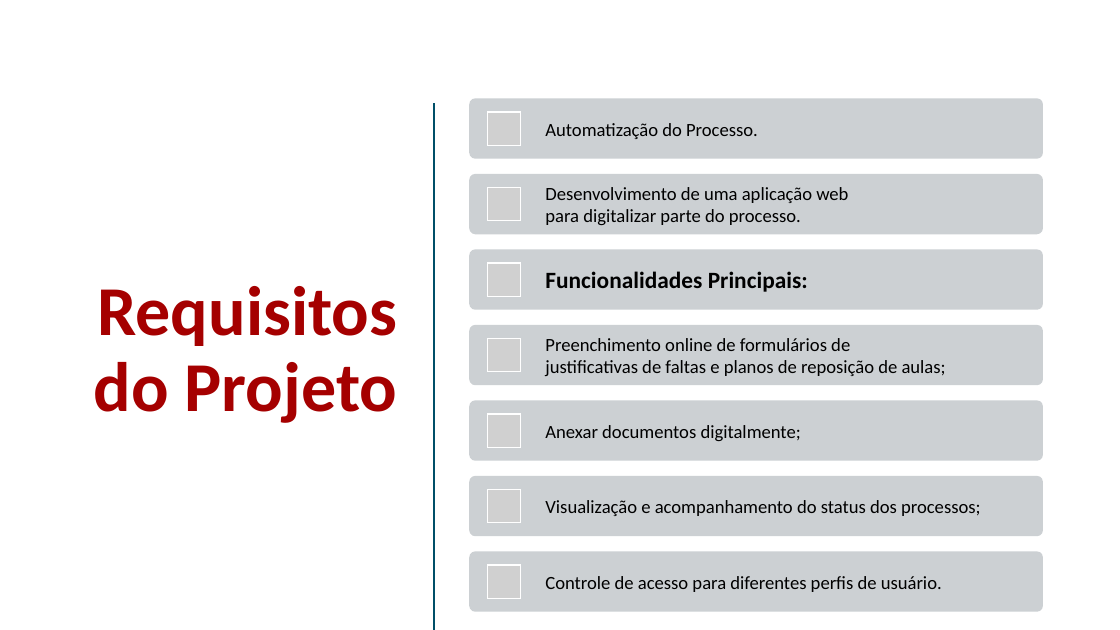
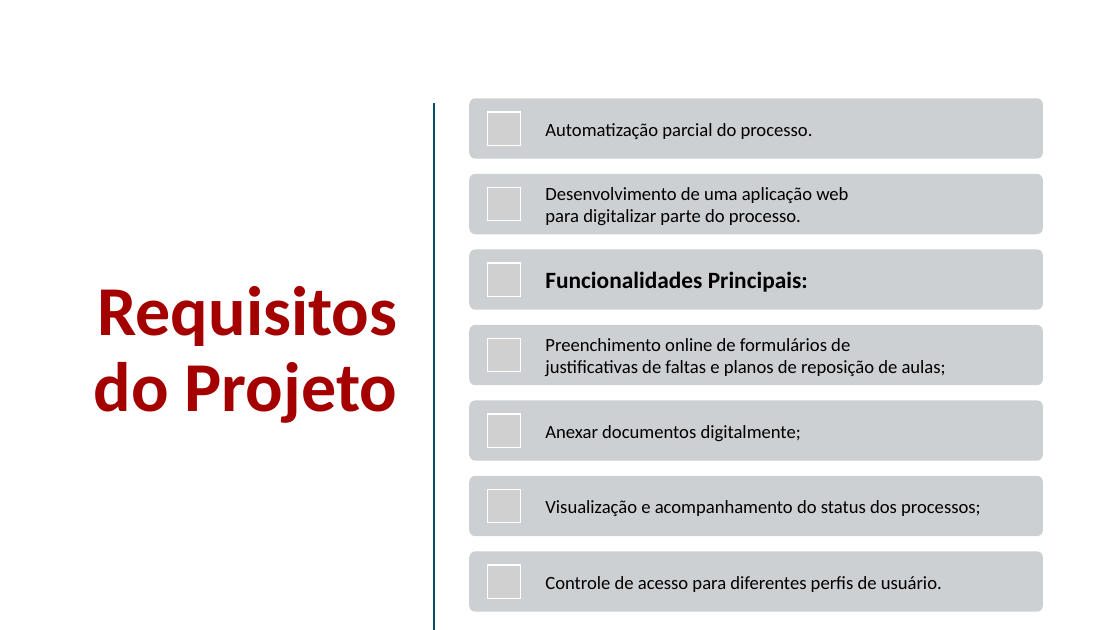
Before and after one commit to rodrigopolastro/portal-reposicoes-aulas-fatec, a slide deck: slide 4 of docs/Slides - Apresentação PI1.pptx. Drawn at 1120x630 pixels with LibreOffice and Linux fonts; fonts in the diff are those of the drawing; grey boxes stand for pictures. Boxes give left, top, right and bottom in pixels: in the first picture for what was removed or moved away, otherwise in the second. Text is boxed around its words. In the diff, an @@ line names an element or a change of style, - is before the commit and + after.

```diff
--- a/docs/Slides - Apresentação PI1.pptx
+++ b/docs/Slides - Apresentação PI1.pptx
@@ text at <box>545,123,813,139</box>: text changed @@
-Automatização do Processo.
+Automatização parcial do processo.
```
Also in this commit, not shown: 1 other slide changed, 4 slides added, 1 slide removed, 8 other files.
